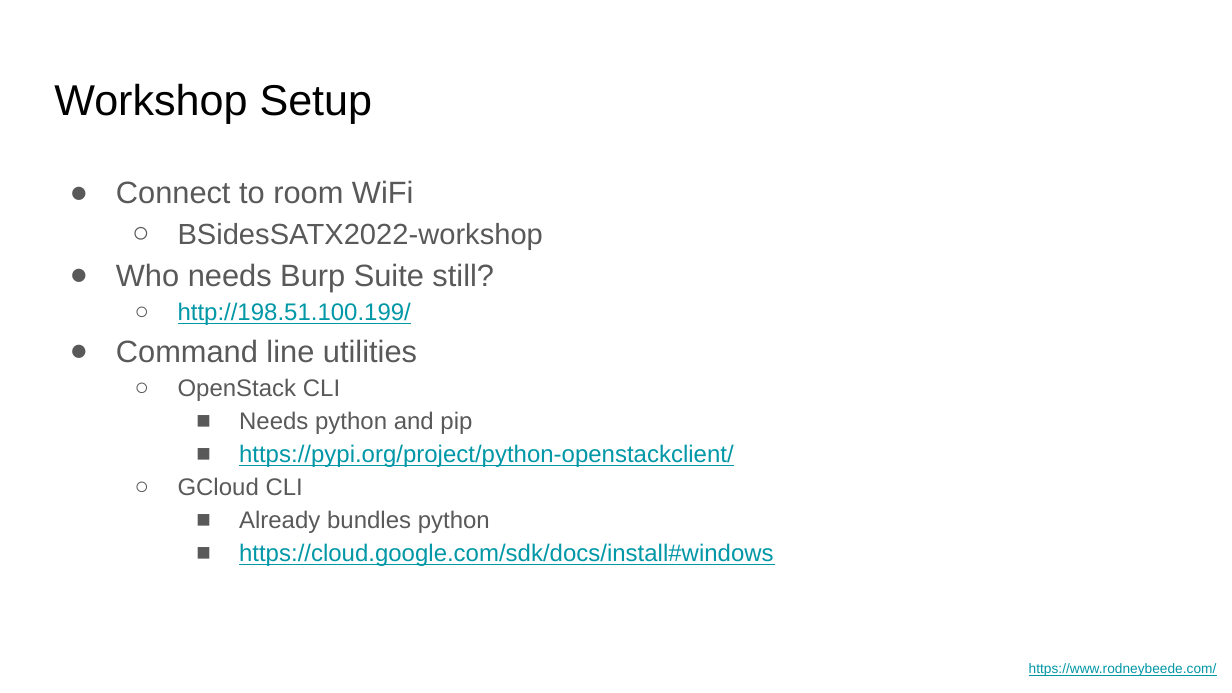
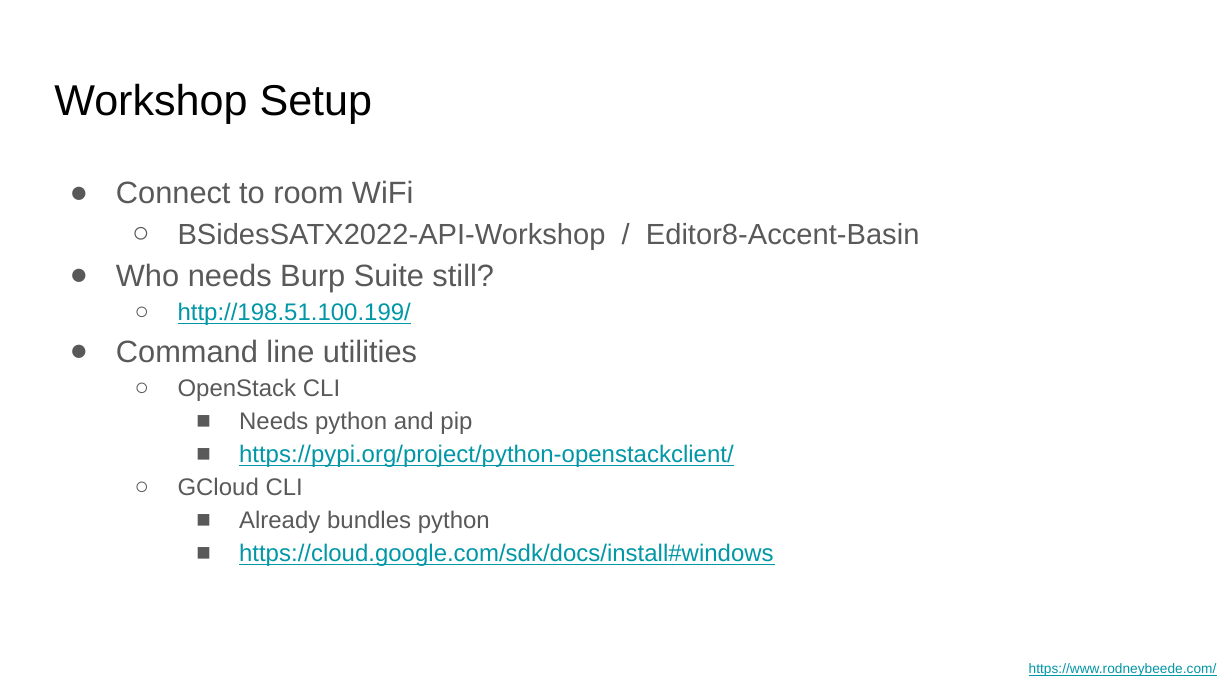
Before and after one commit to rbeede/BSidesSATX2022, a slide deck: slide 3 of Pen Testing Cloud REST APIs - BSidesSATX2022.pptx. Drawn at 1232x693 pixels with LibreOffice and Linux fonts; fonts in the diff are those of the drawing. Boxes give left, top, right and bottom in pixels: in the first picture for what was removed or moved away, otherwise in the second. Text is boxed around its words. In the diff, an @@ line names an element or a change of style, - is before the commit and + after.

```diff
--- a/Pen Testing Cloud REST APIs - BSidesSATX2022.pptx
+++ b/Pen Testing Cloud REST APIs - BSidesSATX2022.pptx
@@ text at [178,223,920,249]: text changed @@
-  ○ BSidesSATX2022-workshop
+  ○ BSidesSATX2022-API-Workshop / Editor8-Accent-Basin
```
Also in this commit, not shown: 1 other file.
